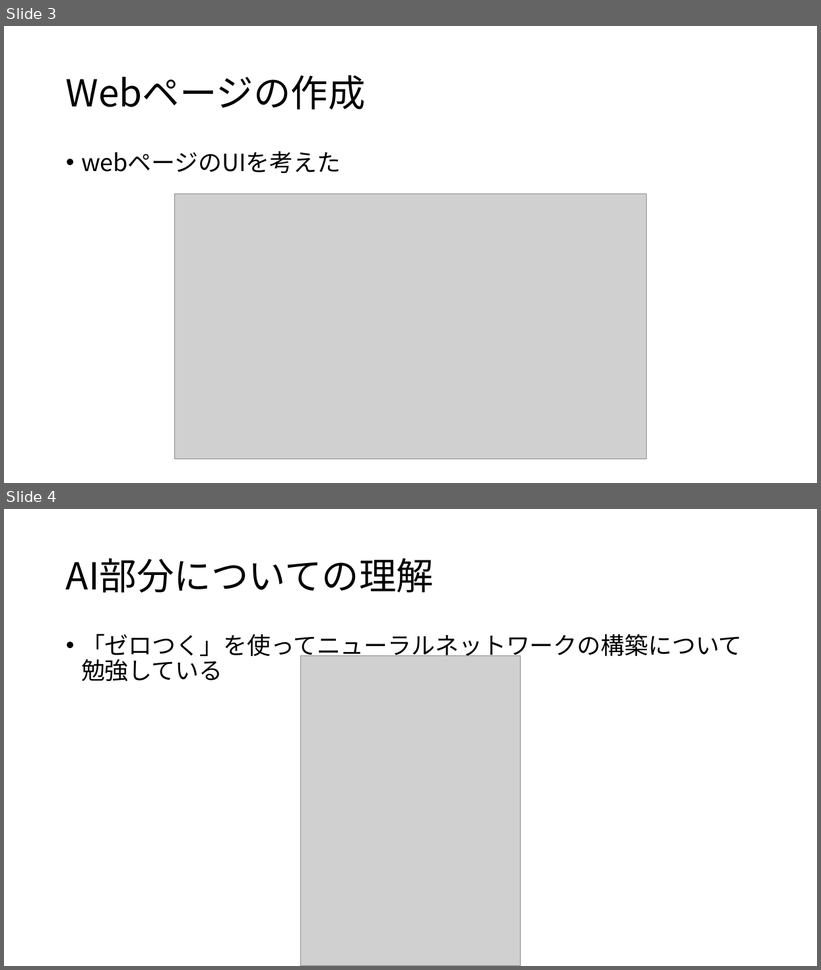
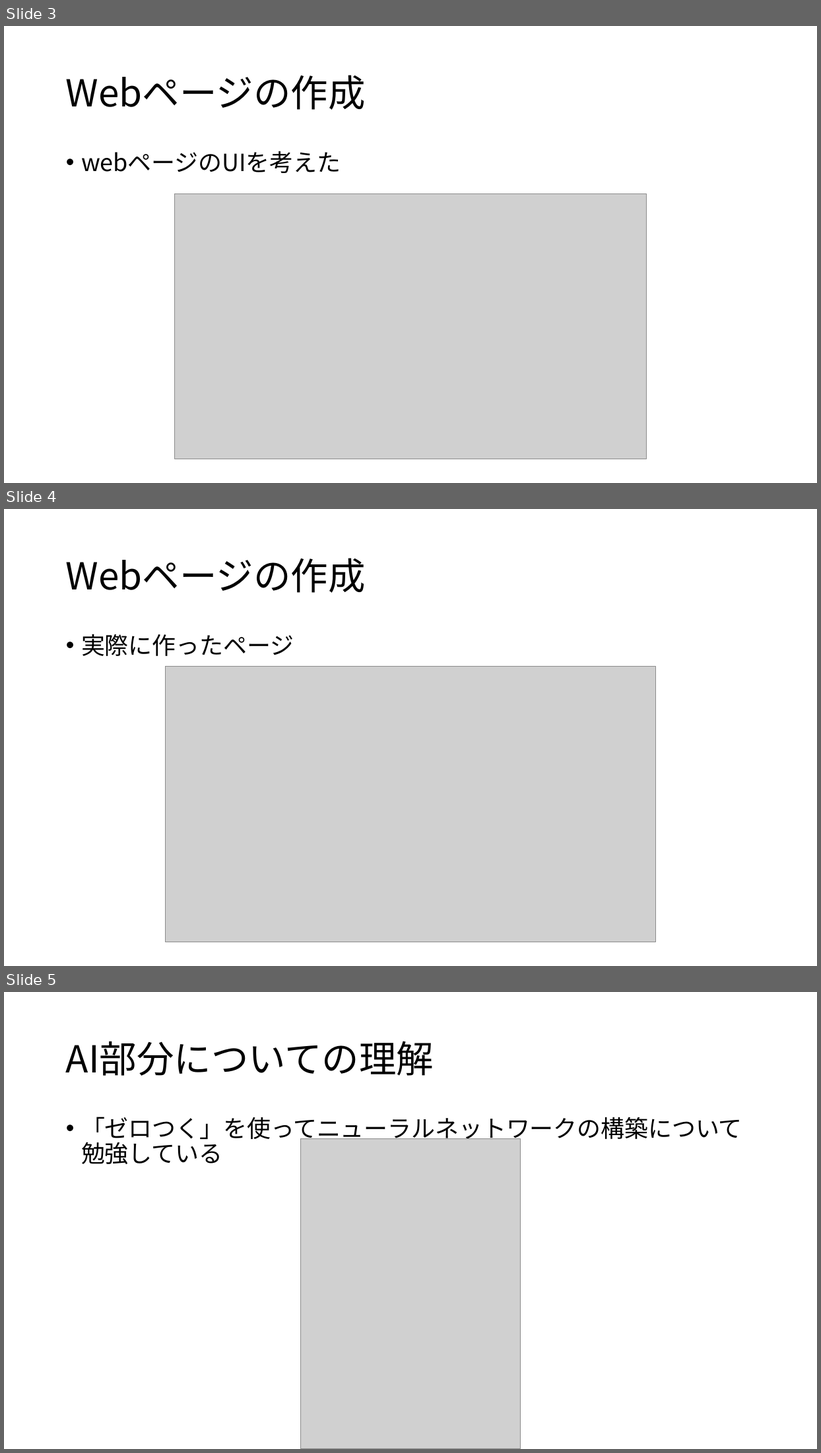
Before and after one commit to Ishimoto0314/group4, a slide deck: pptx/進捗状況(第8スプリント).pptx. Shown one above the other, each under a label of ours: slides 3 and 4 before the commit, slides 3, 4 and 5 after it. The pictures are 821x970 and 821x1453 pixels, drawn with LibreOffice and Linux fonts; fonts in the diff are those of the drawing; grey boxes stand for pictures. Boxes give left, top, right and bottom in pixels: in the first picture for what was removed or moved away, otherwise in the second. Text is boxed around its words. In the diff, an @@ line names an element or a change of style, - is before the commit and + after.

```diff
--- a/pptx/進捗状況(第8スプリント).pptx
+++ b/pptx/進捗状況(第8スプリント).pptx
@@ slide 4 added at (x1=4, y1=509, x2=817, y2=966), background #FFFFFF @@
@@ title added at (x1=66, y1=558, x2=366, y2=593), 44 pt, text #000000 @@
+Webページの作成
@@ text added at (x1=81, y1=634, x2=294, y2=656), 28 pt, text #000000 @@
+• 実際に作ったページ
@@ picture added at (x1=166, y1=666, x2=656, y2=942) @@
@@ what was slide 4 is now slide 5 @@
```
